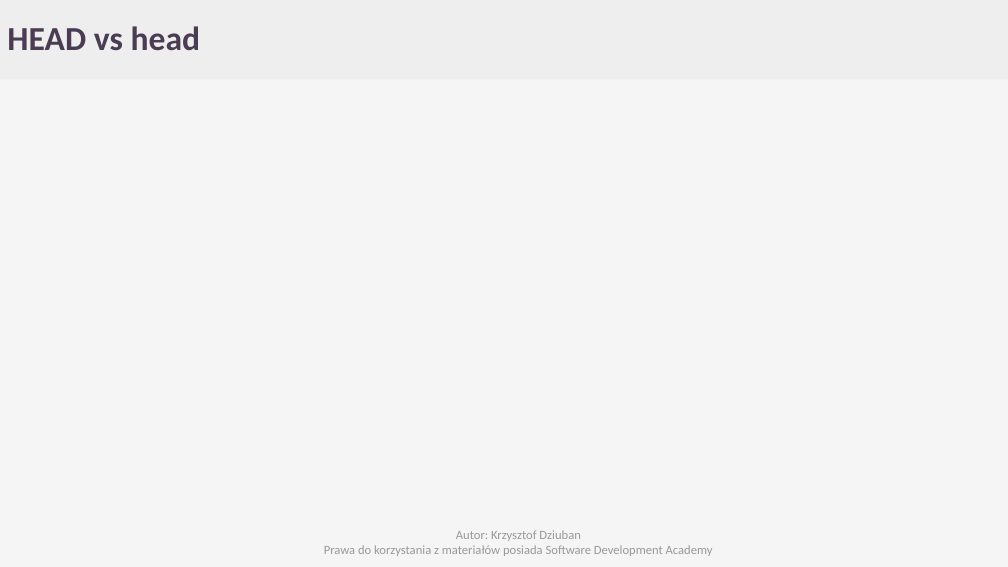
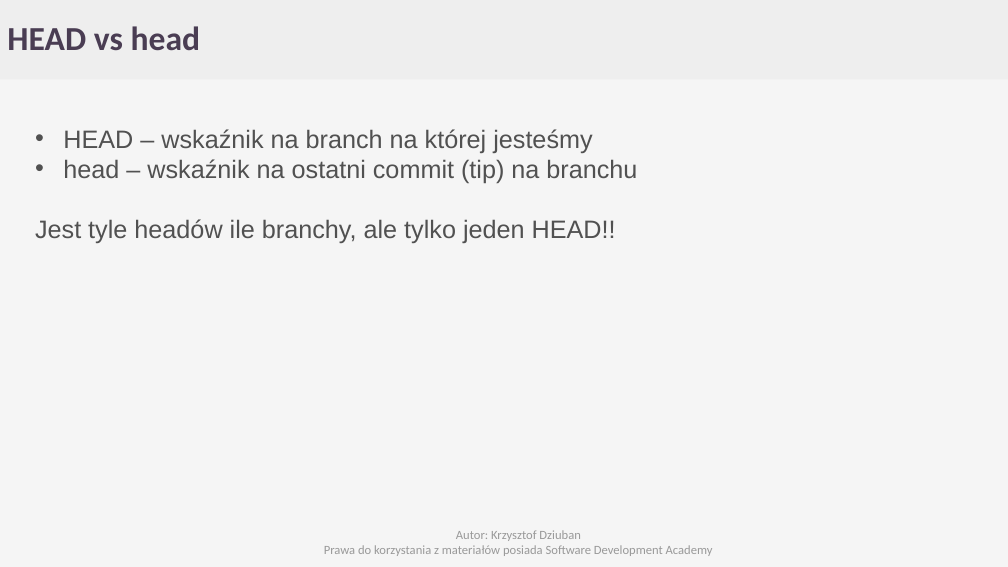
Before and after one commit to Cristopherus/Git_tutorial, a slide deck: slide 17 of GIT.pptx. Drawn at 1008x567 pixels with LibreOffice and Linux fonts; fonts in the diff are those of the drawing; background and template pictures are left out. Boxes give left, top, right and bottom in pixels: in the first picture for what was removed or moved away, otherwise in the second. Text is boxed around its words. In the diff, an @@ line names an element or a change of style, - is before the commit and + after.

```diff
--- a/GIT.pptx
+++ b/GIT.pptx
@@ text added at [35, 129, 637, 243], 24 pt, text #515151 @@
+• HEAD – wskaźnik na branch na której jesteśmy
+• head – wskaźnik na ostatni commit (tip) na branchu
+Jest tyle headów ile branchy, ale tylko jeden HEAD!!
```
Also in this commit, not shown: 1 other slide changed, 2 slides added, 1 other file.
